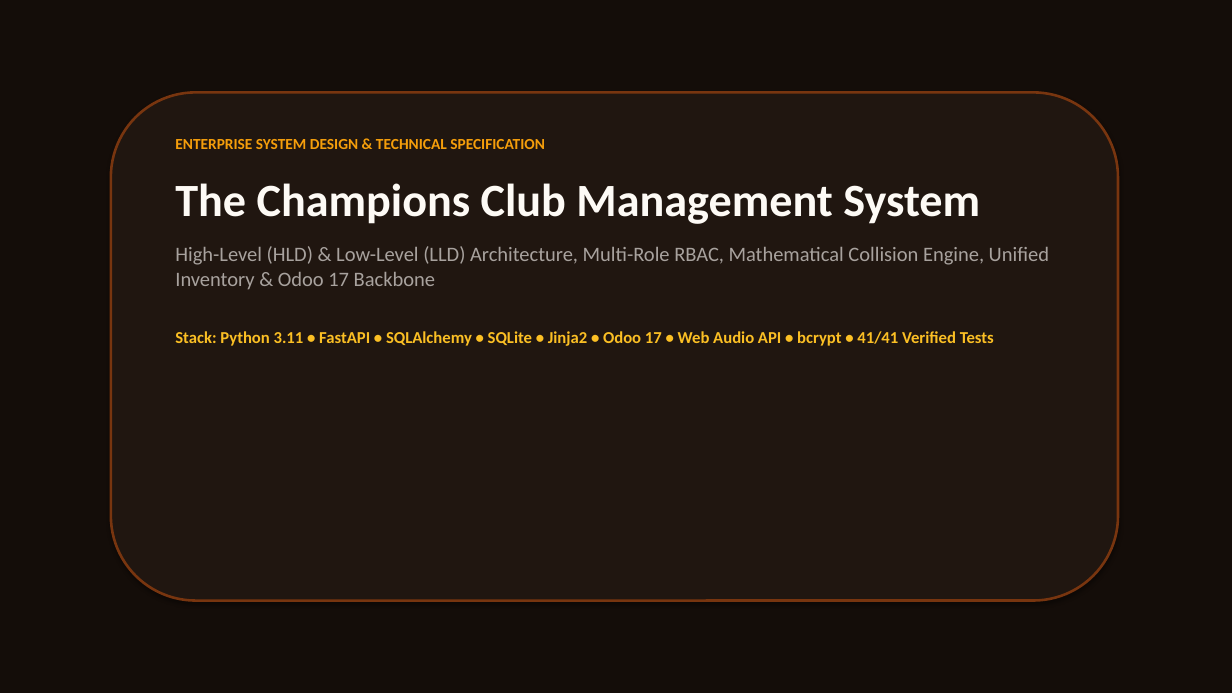
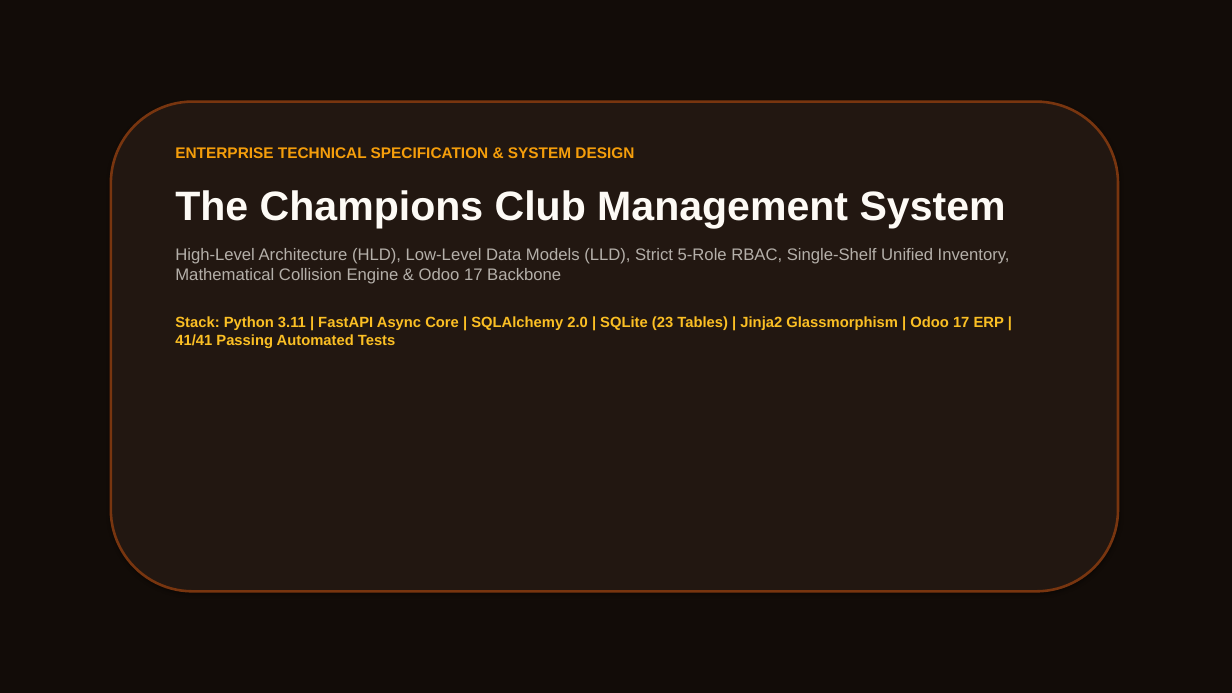
Before and after one commit to manas0306-ops/Sports-Club-Management, a slide deck: slide 1 of Champions_Club_System_Design.pptx. Drawn at 1232x693 pixels with LibreOffice and Linux fonts; fonts in the diff are those of the drawing. Boxes give left, top, right and bottom in pixels: in the first picture for what was removed or moved away, otherwise in the second. Text is boxed around its words. In the diff, an @@ line names an element or a change of style, - is before the commit and + after.

Commit message:
feat(presentation): deliver bulletproof system design PPTX and interactive warm ambient glassmorphic presentation viewer

```diff
--- a/Champions_Club_System_Design.pptx
+++ b/Champions_Club_System_Design.pptx
@@ background #140D09 to #FFFFFF @@
@@ rectangle added at [0, 0, 1232, 693], fill #120C08 @@
@@ rounded rectangle: place and size @@
-rounded rectangle at [111, 92, 1118, 601]
+rounded rectangle at [111, 102, 1118, 592]
@@ rounded rectangle at [111, 102, 1118, 592]: fill #201610 to #221711 @@
@@ text "ENTERPRISE TECHNICAL SPECIFICATION & SYSTEM ...": place and size @@
-text "ENTERPRISE TECHNICAL SPECIFICATION & SYSTEM ..." at [175, 139, 1049, 346]
+text "ENTERPRISE TECHNICAL SPECIFICATION & SYSTEM ..." at [175, 147, 1010, 348]
@@ text at [175, 147, 634, 158]: text changed; font Calibri to Arial @@
-ENTERPRISE SYSTEM DESIGN & TECHNICAL SPECIFICATION
+ENTERPRISE TECHNICAL SPECIFICATION & SYSTEM DESIGN
@@ text at [175, 190, 1006, 228]: size 36 to 32 pt, font Calibri to Arial in "The Champions Club Management System" @@
@@ text at [175, 248, 1010, 348]: text changed; size 16 to 13 pt; font Calibri to Arial; text colour #A8A29E to #B4AFA9 @@
-High-Level (HLD) & Low-Level (LLD) Architecture, Multi-Role RBAC, Mathematical Collision Engine, Unified Inventory & Odoo 17 Backbone
-Stack: Python 3.11 • FastAPI • SQLAlchemy • SQLite • Jinja2 • Odoo 17 • Web Audio API • bcrypt • 41/41 Verified Tests
+High-Level Architecture (HLD), Low-Level Data Models (LLD), Strict 5-Role RBAC, Single-Shelf Unified Inventory, Mathematical Collision Engine & Odoo 17 Backbone
+Stack: Python 3.11 | FastAPI Async Core | SQLAlchemy 2.0 | SQLite (23 Tables) | Jinja2 Glassmorphism | Odoo 17 ERP | 41/41 Passing Automated Tests
```
Also in this commit, not shown: 11 other slides changed, 4 other files.
